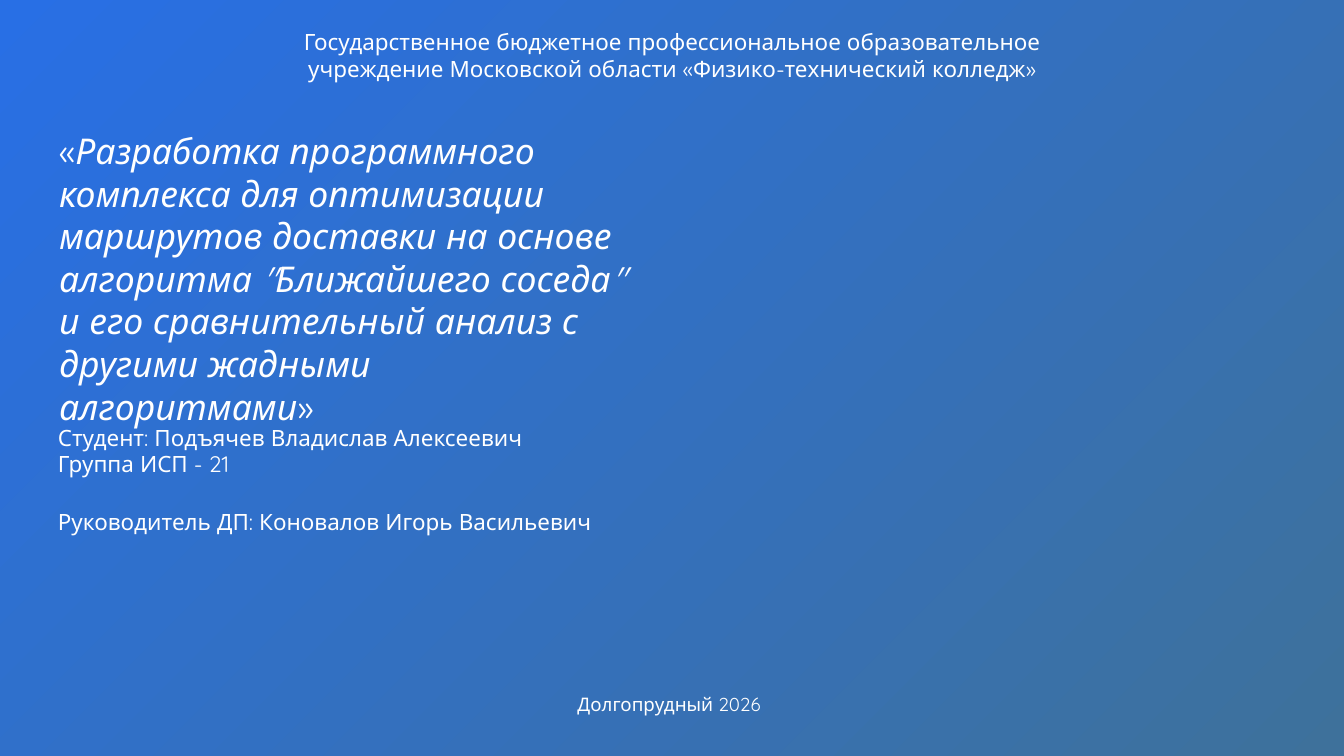
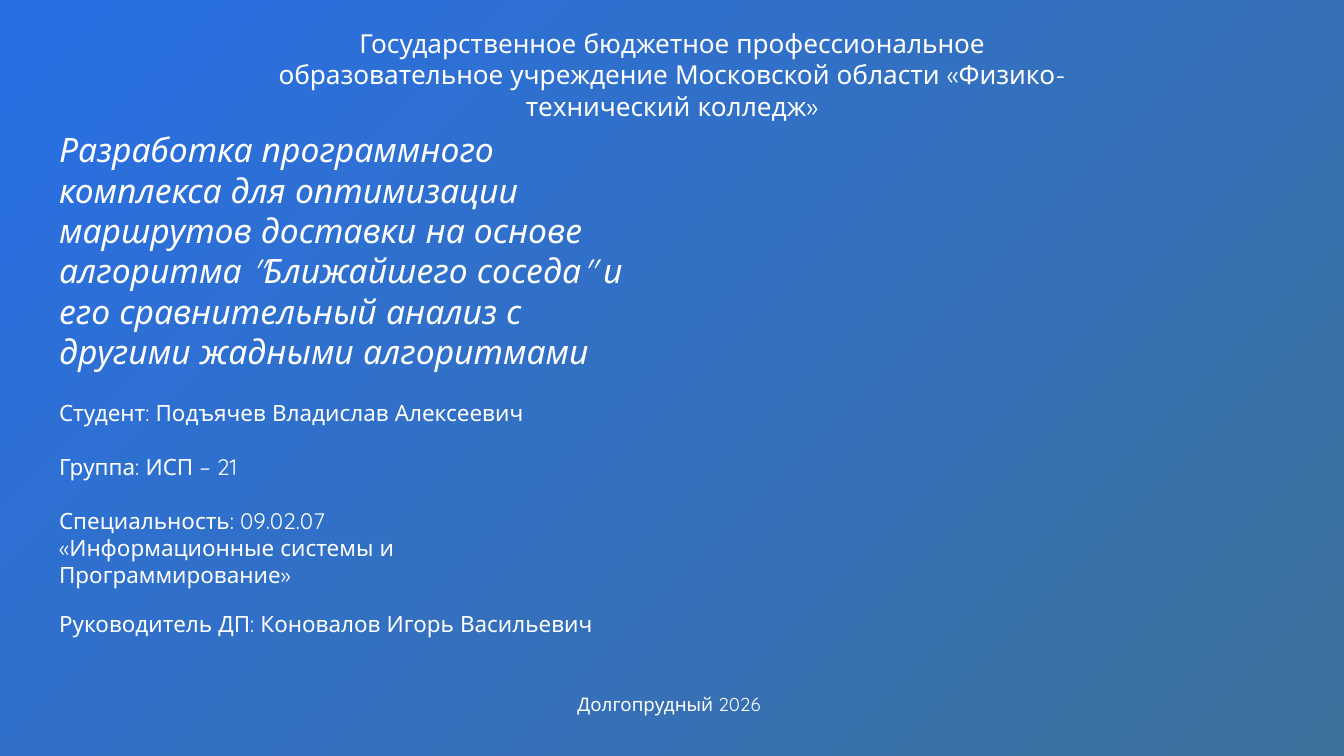
Before and after one commit to darinbtw/Machine_learning_to_optimize_processes_in_logistics, a slide deck: slide 1 of Презентация ДП Подъячев.pptx. Drawn at 1344x756 pixels with LibreOffice and Linux fonts; fonts in the diff are those of the drawing; background and template pictures are left out. Boxes give left, top, right and bottom in pixels: in the first picture for what was removed or moved away, otherwise in the second. Text is boxed around its words. In the diff, an @@ line names an element or a change of style, - is before the commit and + after.

```diff
--- a/Презентация ДП Подъячев.pptx
+++ b/Презентация ДП Подъячев.pptx
@@ text "Государственное бюджетное профессиональное образовательное у ...": place and size @@
-text "Государственное бюджетное профессиональное образовательное у ..." at bbox=[304, 33, 1040, 83]
+text "Государственное бюджетное профессиональное образовательное у ..." at bbox=[279, 33, 1055, 121]
@@ text "Государственное бюджетное профессиональное образовательное у ..." at bbox=[279, 33, 1055, 121]: size 24 to 28 pt @@
@@ text at bbox=[59, 136, 622, 372]: text changed; size 38 to 36 pt @@
-«Разработка программного комплекса для оптимизации маршрутов доставки на основе алгоритма "Ближайшего соседа" и его сравнительный анализ с другими жадными алгоритмами»
+Разработка программного комплекса для оптимизации маршрутов доставки на основе алгоритма "Ближайшего соседа" и его сравнительный анализ с другими жадными алгоритмами
@@ text "Студент: Подъячев Владислав Алексеевич": place and size @@
-text "Студент: Подъячев Владислав Алексеевич" at bbox=[58, 425, 522, 478]
+text "Студент: Подъячев Владислав Алексеевич" at bbox=[59, 405, 523, 589]
@@ text at bbox=[59, 459, 394, 589]: text changed @@
-Группа ИСП - 21
+Группа: ИСП – 21
+Специальность: 09.02.07
+«Информационные системы и
+Программирование»
@@ text "Руководитель ДП: Коновалов Игорь Васильевич": place and size @@
-text "Руководитель ДП: Коновалов Игорь Васильевич" at bbox=[58, 514, 591, 536]
+text "Руководитель ДП: Коновалов Игорь Васильевич" at bbox=[59, 616, 592, 638]
```
Also in this commit, not shown: 1 other slide changed, 3 slides added, 5 slides removed, 2 other files.
